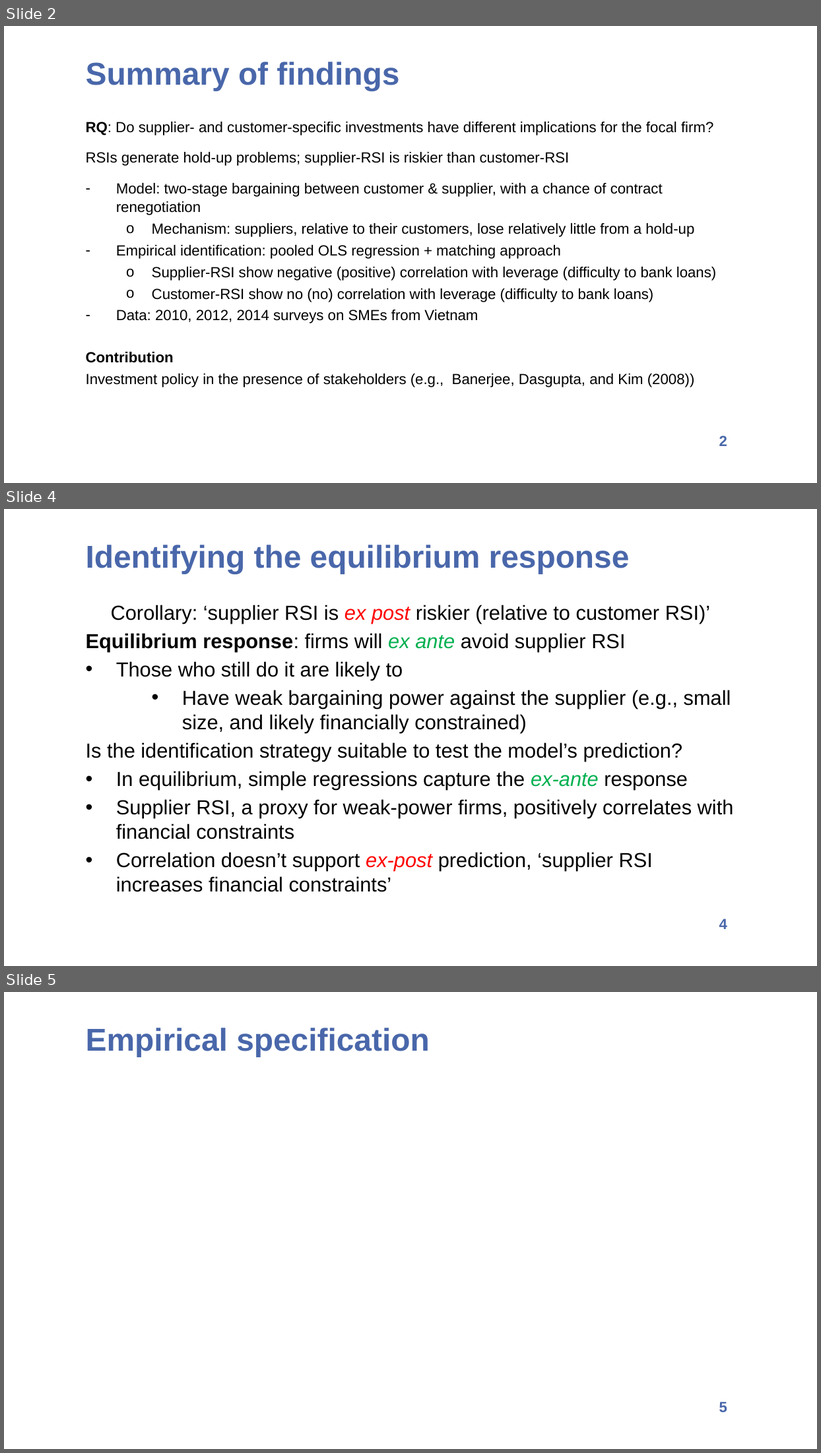
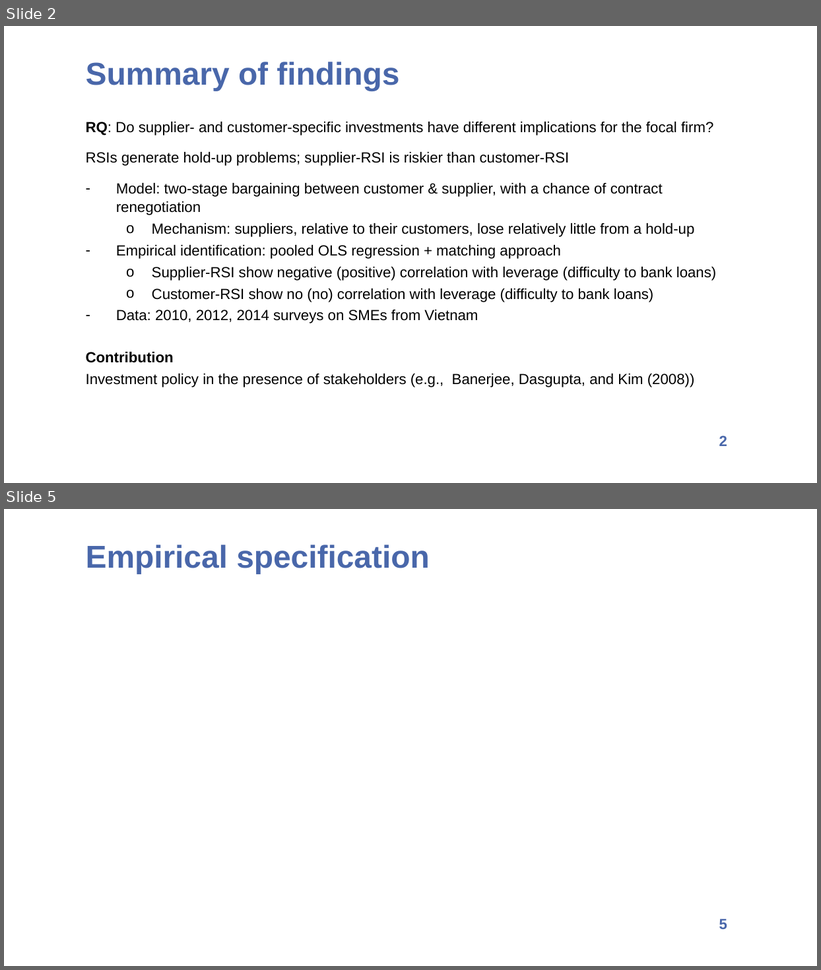
Before and after one commit to d0nghyunkang/d0nghyunkang.github.io, a slide deck: files/Discussion_David_8mins.pptx. Shown one above the other, each under a label of ours: slides 2, 4 and 5 before the commit, slides 2 and 5 after it; the slides between them are not shown. The pictures are 821x1453 and 821x970 pixels, drawn with LibreOffice and Linux fonts; fonts in the diff are those of the drawing; grey boxes stand for pictures; background and template pictures are left out. Boxes give left, top, right and bottom in pixels: in the first picture for what was removed or moved away, otherwise in the second. Text is boxed around its words. In the diff, an @@ line names an element or a change of style, - is before the commit and + after.

```diff
--- a/files/Discussion_David_8mins.pptx
+++ b/files/Discussion_David_8mins.pptx
@@ slide 4 removed at bbox=[4, 509, 817, 966], background #FFFFFF; not listed: 1 template element that a slide beside it also shows @@
@@ text removed at bbox=[86, 545, 630, 574] @@
-Identifying the equilibrium response
@@ text removed at bbox=[86, 605, 734, 892] @@
-Corollary: ‘supplier RSI is ex post riskier (relative to customer RSI)’
-Equilibrium response: firms will ex ante avoid supplier RSI
-• Those who still do it are likely to
-  • Have weak bargaining power against the supplier (e.g., small size, and likely financially constrained)
-Is the identification strategy suitable to test the model’s prediction?
-• In equilibrium, simple regressions capture the ex-ante response
-• Supplier RSI, a proxy for weak-power firms, positively correlates with financial constraints
-• Correlation doesn’t support ex-post prediction, ‘supplier RSI increases financial constraints’
```
Also in this commit, not shown: 3 slides changed.
